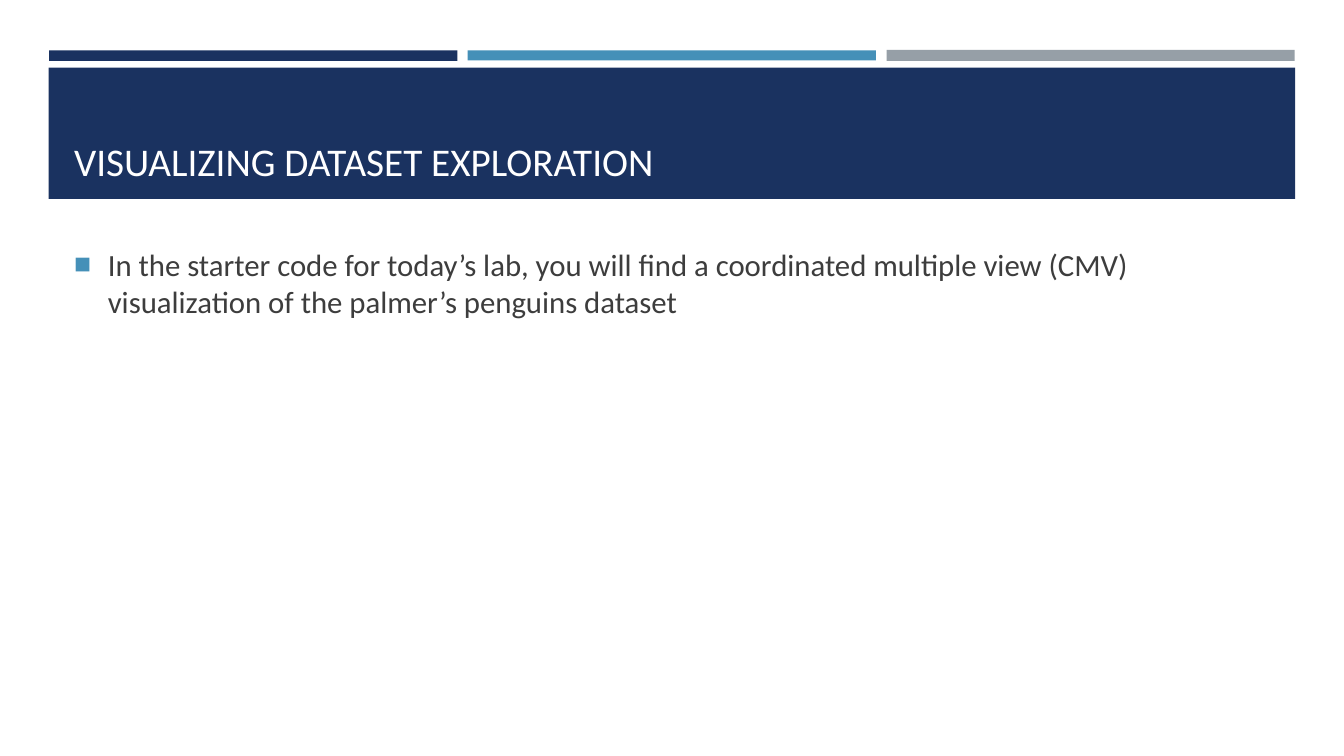
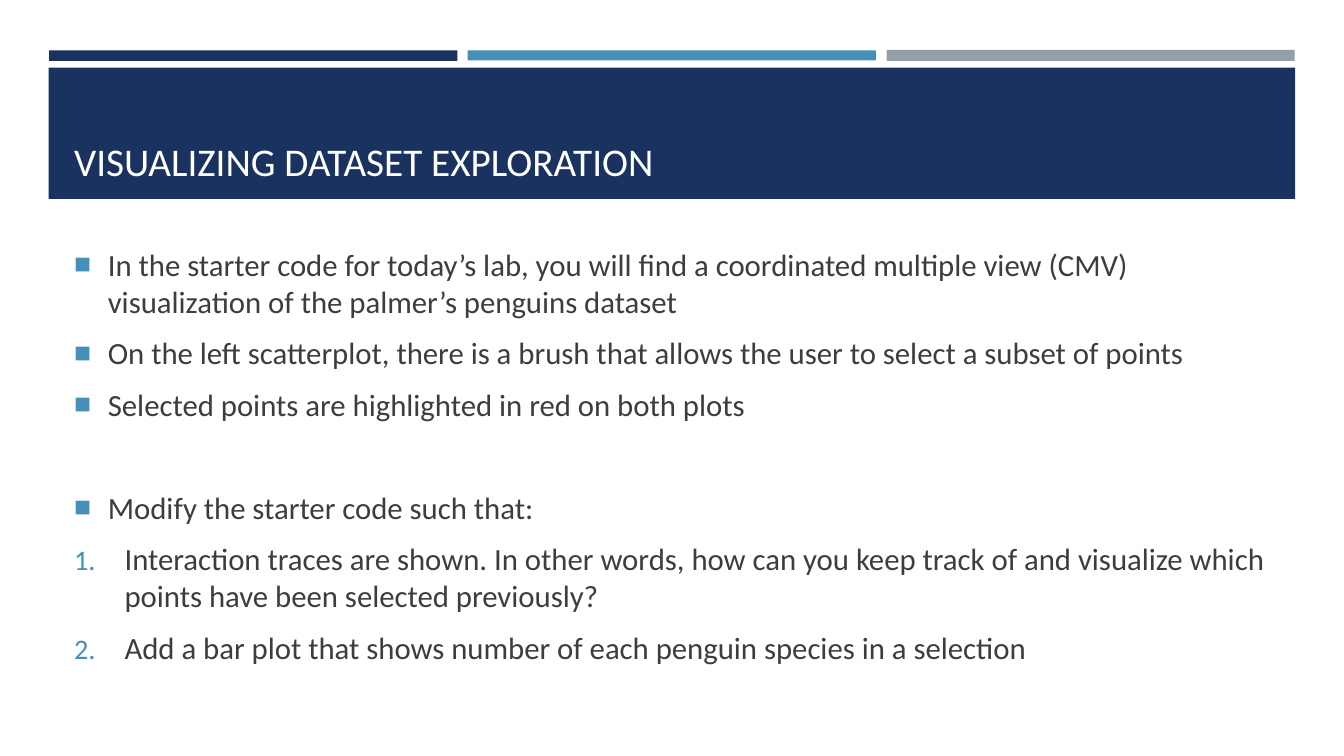
Before and after one commit to amosca01/SDS-CSC235, a slide deck: slide 7 of slides/12-uncertainty-bias-lab.pptx. Drawn at 1344x756 pixels with LibreOffice and Linux fonts; fonts in the diff are those of the drawing. Boxes give left, top, right and bottom in pixels: in the first picture for what was removed or moved away, otherwise in the second. Text is boxed around its words. In the diff, an @@ line names an element or a change of style, - is before the commit and + after.

```diff
--- a/slides/12-uncertainty-bias-lab.pptx
+++ b/slides/12-uncertainty-bias-lab.pptx
@@ text at (108,342,1264,664): paragraphs added @@
+■ On the left scatterplot, there is a brush that allows the user to select a subset of points
+■ Selected points are highlighted in red on both plots
+■ Modify the starter code such that:
+1. Interaction traces are shown. In other words, how can you keep track of and visualize which points have been selected previously?
+2. Add a bar plot that shows number of each penguin species in a selection
```
Also in this commit, not shown: 8 other files.
